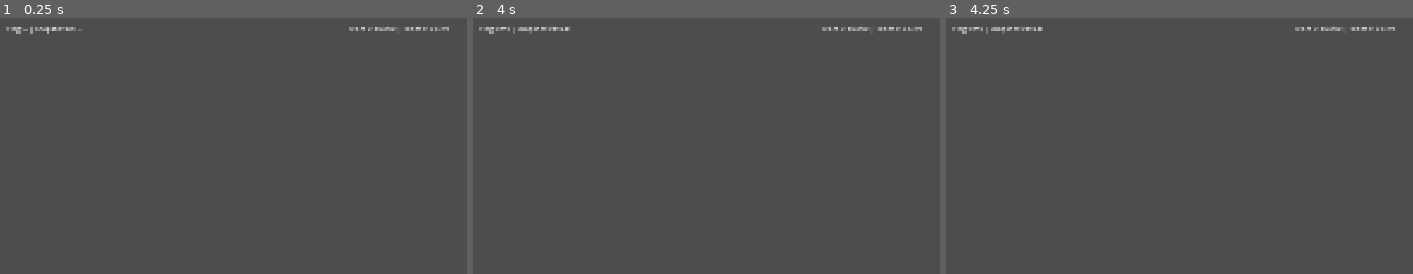
Above: before the commit, frames 1-3 (left to right).
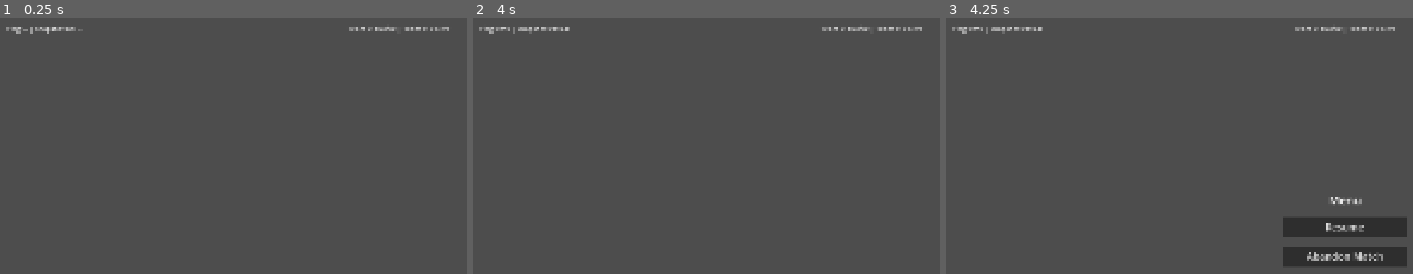
Above: after the commit, the same moments.

Repository: thiagossdev/amazing-clash
Game: Godot game, scene res://maps/test_arena/TestArena.tscn
Two runs of this game, one before a commit and one after it. Both use one fixed random seed, a clock stepped at 60 frames per second and the inputs below. This scene is started directly instead of the project's main scene.
Inputs (mouse positions are in pixels of both pictures, inside the frame that each line leads up to):
- Up to frame 1 (0.25 s): no input
- Up to frame 2 (4 s): tap Enter at 0.5, 2, 3.5 s; move the mouse to (outside the picture) at 0.52 s; hold D (move_right) 0.53-1.25 s; hold E (ability_e) 0.53-1.25 s; click (outside the picture) at 0.67 s; tap Space at 1.25, 2.75 s; drag from (711, 263) to (outside the picture) at 1.27 s; move the mouse to (outside the picture) at 2.02 s; hold D (move_right) 2.03-2.75 s; hold Q (ability_q) 2.03-2.75 s; drag from (outside the picture) to (631, 174) at 2.77 s; move the mouse to (outside the picture) at 3.52 s; hold A (move_left) from 3.53 s (still down); hold T (ability_t) from 3.53 s (still down)
- Up to frame 3 (4.25 s): keep holding A (move_left); keep holding T (ability_t); tap Escape (ui_cancel) at 4.15 s

Frames 1-2 are identical in both runs. In frame 3, 3.8% of the frame differs, in the area x 72-99%, y 69-97%.

Commit message:
feat(ui): in-match ESC menu with Resume/Abandon Match
New CanvasLayer (ui/hud/match_menu.gd), inline in TestArena.tscn like
MatchHud/RoundIntermissionOverlay. Toggled by ui_cancel; Abandon Match
reuses the lobby's own clean-disconnect path (LanDiscovery.
stop_advertising() + NetworkManager.close(), back to MainMenu) --
leaving mid-match is otherwise indistinguishable from any other
disconnect, so the existing grace-period/reconnect system already
covers it. Refuses to open while InputManager.suppress_gameplay_input
is already true (the debug console), so the two never fight over the
key in the common direction.

Co-Authored-By: Claude Sonnet 5 <noreply@anthropic.com>

Diff:
--- a/maps/test_arena/TestArena.tscn
+++ b/maps/test_arena/TestArena.tscn
@@ -10,6 +10,7 @@
 [ext_resource type="Script" uid="uid://ck2n3c3bjxrcr" path="res://gameplay/match/match_rules.gd" id="8_mrule"]
 [ext_resource type="Script" uid="uid://o3klvpw1hrun" path="res://net/loading_reporter.gd" id="9_ldrep"]
 [ext_resource type="Script" uid="uid://g23jx46kdnmm" path="res://ui/hud/round_intermission_overlay.gd" id="10_rndov"]
+[ext_resource type="Script" path="res://ui/hud/match_menu.gd" id="11_mmenu"]
 
 [sub_resource type="RectangleShape2D" id="RectangleShape2D_horiz"]
 size = Vector2(1200, 32)
@@ -147,6 +148,46 @@
 offset_right = 100.0
 offset_bottom = 136.0
 
+[node name="MatchMenu" type="CanvasLayer" parent="."]
+script = ExtResource("11_mmenu")
+
+[node name="TitleLabel" type="Label" parent="MatchMenu"]
+anchor_left = 0.5
+anchor_top = 0.5
+anchor_right = 0.5
+anchor_bottom = 0.5
+offset_left = -150.0
+offset_top = -120.0
+offset_right = 150.0
+offset_bottom = -80.0
+theme_override_font_sizes/font_size = 28
+text = "Menu"
+horizontal_alignment = 1
+
+[node name="ResumeButton" type="Button" parent="MatchMenu"]
+anchor_left = 0.5
+anchor_top = 0.5
+anchor_right = 0.5
+anchor_bottom = 0.5
+offset_left = -150.0
+offset_top = -60.0
+offset_right = 150.0
+offset_bottom = -10.0
+theme_override_font_sizes/font_size = 24
+text = "Resume"
+
+[node name="AbandonMatchButton" type="Button" parent="MatchMenu"]
+anchor_left = 0.5
+anchor_top = 0.5
+anchor_right = 0.5
+anchor_bottom = 0.5
+offset_left = -150.0
+offset_top = 10.0
+offset_right = 150.0
+offset_bottom = 60.0
+theme_override_font_sizes/font_size = 24
+text = "Abandon Match"
+
 [node name="CombatResolver" type="Node" parent="." unique_id=1803979365]
 script = ExtResource("6_cmbtr")
 
--- /dev/null
+++ b/tests/unit/test_match_menu.gd
@@ -0,0 +1,80 @@
+extends GutTest
+## ui/hud/match_menu.gd's ESC-toggle lifecycle (human owner's own
+## 2026-09-04 request: "Implementar um menu in game, ao apertar ESC,
+## com opção de abandonar a partida e voltar ao main menu"). Follows
+## `tests/unit/test_network_stats_overlay_console.gd`'s own established
+## pattern for testing an in-scene `_input()` consumer of `ui_cancel`:
+## instantiate the full TestArena scene (DevBootstrap no-ops without
+## cmdline args, already proven safe by that file's own tests), call
+## `_input()` directly with a synthetic InputEventKey, assert on the
+## resulting state. Does NOT exercise `_on_abandon_pressed()`'s full
+## body -- calling `get_tree().change_scene_to_file()` from a test would
+## trigger a real scene change and leak orphan nodes into the shared
+## test SceneTree (this project's own established convention: verify
+## the button is wired, not that a 1-line scene-navigation delegation
+## actually navigates).
+
+const TEST_ARENA_SCENE := preload("res://maps/test_arena/TestArena.tscn")
+
+
+func after_each() -> void:
+	InputManager.suppress_gameplay_input = false
+
+
+func _menu() -> Node:
+	var arena: Node = add_child_autofree(TEST_ARENA_SCENE.instantiate())
+	return arena.get_node("MatchMenu")
+
+
+func _escape_press() -> InputEventKey:
+	var event := InputEventKey.new()
+	event.physical_keycode = KEY_ESCAPE
+	event.pressed = true
+	event.device = -1
+	return event
+
+
+func test_menu_starts_hidden() -> void:
+	assert_false(_menu().visible)
+
+
+func test_escape_opens_the_menu_and_suppresses_gameplay_input() -> void:
+	var menu := _menu()
+	menu._input(_escape_press())
+	assert_true(menu.visible)
+	assert_true(InputManager.suppress_gameplay_input)
+
+
+func test_escape_again_closes_the_menu_and_restores_gameplay_input() -> void:
+	var menu := _menu()
+	menu._input(_escape_press())
+	assert_true(menu.visible, "test setup: menu should be open")
+	menu._input(_escape_press())
+	assert_false(menu.visible)
+	assert_false(InputManager.suppress_gameplay_input)
+
+
+## The debug console (ui/hud/network_stats_overlay.gd) sets this same
+## flag true while it's open -- this menu must not also pop open on top
+## of it just because the player happens to press Escape while typing
+## a console command.
+func test_escape_does_not_open_while_gameplay_input_is_already_suppressed() -> void:
+	var menu := _menu()
+	InputManager.suppress_gameplay_input = true
+	menu._input(_escape_press())
+	assert_false(menu.visible)
+
+
+func test_resume_button_closes_the_menu() -> void:
+	var menu := _menu()
+	menu._input(_escape_press())
+	assert_true(menu.visible, "test setup: menu should be open")
+	menu.get_node("ResumeButton").pressed.emit()
+	assert_false(menu.visible)
+	assert_false(InputManager.suppress_gameplay_input)
+
+
+func test_abandon_button_is_wired() -> void:
+	var menu := _menu()
+	var abandon_button: Button = menu.get_node("AbandonMatchButton")
+	assert_eq(abandon_button.pressed.get_connections().size(), 1)
--- a/tests/unit/test_ui_viewport_bounds.gd
+++ b/tests/unit/test_ui_viewport_bounds.gd
@@ -112,3 +112,8 @@
 func test_round_intermission_overlay_controls_fit_the_viewport() -> void:
 	var arena: Node = add_child_autofree(TEST_ARENA_SCENE.instantiate())
 	_assert_every_control_fits(arena.get_node("RoundIntermissionOverlay"))
+
+
+func test_match_menu_controls_fit_the_viewport() -> void:
+	var arena: Node = add_child_autofree(TEST_ARENA_SCENE.instantiate())
+	_assert_every_control_fits(arena.get_node("MatchMenu"))
--- /dev/null
+++ b/ui/hud/match_menu.gd
@@ -0,0 +1,67 @@
+extends CanvasLayer
+## ESC in-match menu (human owner's own 2026-09-04 request: "Implementar
+## um menu in game, ao apertar ESC, com opção de abandonar a partida e
+## voltar ao main menu"). "Resume" just closes it; "Abandon Match" uses
+## the exact same clean-disconnect path ui/lobby/lobby.gd's own Leave
+## Room button already uses (LanDiscovery.stop_advertising() +
+## NetworkManager.close(), then back to MainMenu.tscn) -- leaving mid-
+## match is otherwise indistinguishable from any other disconnect
+## (network drop, crash), so the existing grace-period/reconnect system
+## (Slices 13a/13b) already handles what every OTHER peer sees, no new
+## server-side logic needed here.
+##
+## Toggled by `ui_cancel` (project.godot redefines it with
+## physical_keycode, per memory/gotchas.md's 2026-09-02 entry -- the
+## engine default wouldn't match a synthetic physical_keycode test
+## event the way this project's own actions do). ui/hud/
+## network_stats_overlay.gd's debug console is the other `ui_cancel`
+## consumer in this scene; InputManager.suppress_gameplay_input
+## doubles as their interlock for the common direction: this menu
+## refuses to OPEN while it's already true (console open), and the
+## console's own _input() only ever reads ui_cancel while ITS OWN
+## console is visible, so neither steals the other's ESC press when
+## only one of them is open. Known narrow gap, not handled: opening
+## the console (`/`) WHILE this menu is already open is not guarded on
+## either side (`_open_console()` has no suppress_gameplay_input check)
+## -- both would end up open at once, and a single ESC then closes
+## only whichever one's `_input()` the engine dispatches first that
+## frame. Low-severity (the console is a dev-only tool bound to `/`,
+## not a path a normal player takes while paused) and left unfixed
+## rather than expanding this change to also gate a file outside its
+## own scope.
+
+@onready var _resume_button: Button = $ResumeButton
+@onready var _abandon_button: Button = $AbandonMatchButton
+
+
+func _ready() -> void:
+	visible = false
+	_resume_button.pressed.connect(_close_menu)
+	_abandon_button.pressed.connect(_on_abandon_pressed)
+
+
+func _input(event: InputEvent) -> void:
+	if not event.is_action_pressed(&"ui_cancel"):
+		return
+	if visible:
+		get_viewport().set_input_as_handled()
+		_close_menu()
+	elif not InputManager.suppress_gameplay_input:
+		get_viewport().set_input_as_handled()
+		_open_menu()
+
+
+func _open_menu() -> void:
+	visible = true
+	InputManager.suppress_gameplay_input = true
+
+
+func _close_menu() -> void:
+	visible = false
+	InputManager.suppress_gameplay_input = false
+
+
+func _on_abandon_pressed() -> void:
+	LanDiscovery.stop_advertising()
+	NetworkManager.close()
+	get_tree().change_scene_to_file("res://ui/main_menu/MainMenu.tscn")
Not shown, added: tests/unit/test_match_menu.gd.uid
Not shown, added: ui/hud/match_menu.gd.uid
